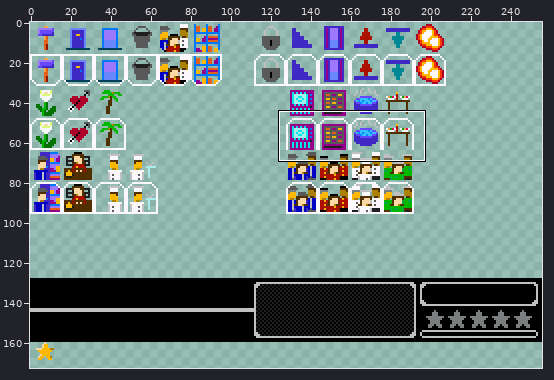
File history of a sprite sheet, resources/img/hud.png. The first picture is a wide view before the edit; the outline marks the close-up.
Close-up. Earlier state:
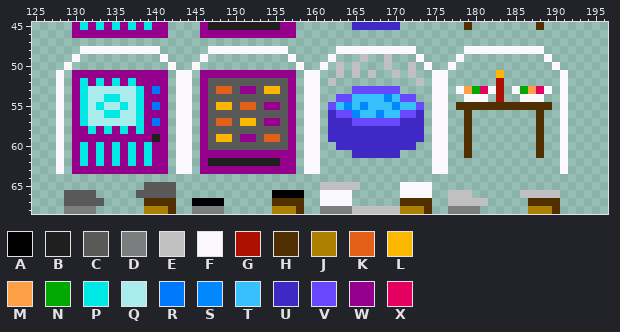
The file is 256x256 pixels. Colours within 5 levels of each other are drawn and written as one. Shown: x 125..196, y 45..68. The wide view leaves out empty margins.
Palette (. is transparent): A #000000  B #1f1f1f  C #595959  D #7b7e7f  E #c1c0c1  F #fbf8fb  G #ac1000  H #503000  J #ac8000  K #e46018  L #fcb800  M #fca048  N #00a800  P #00e8e4  Q #a9ecec  R #0078fc  S #0088fc  T #38c0fc  U #4028c4  V #6848fc  W #94008c  X #e40060
Pixels before, first column x 128:
45 ..WPWPWPWPWPWW....WBBBBBBBBBWW.......UUUUUU........H........H...
46 ..WWWWWWWWWWWW....WWWWWWWWWWWW..................................
47 ................................................................
48 ...FFFFFFFFFF......FFFFFFFFFF......FFFFFFFFFF......FFFFFFFFFF...
49 ..F..........F....F..........F....F...E..E...F....F..........F..
50 .F............F..F............F..F.E.E...E..E.F..F............F.
51 F.WWWWWWWWWWWW.FF.WWWWWWWWWWWW.FF..E.E.E..E.E..FF......L.......F
52 F.WPWPWPWPWWWW.FF.WCCCCCCCCCCW.FF.E..........E.FF......G.......F
53 F.WPQQQQQQPWRW.FF.WCKKCWWCLLCW.FF....VVVVVV....FF.FMNXFG.FNMXF.F
54 F.WPQQPPQQPWWW.FF.WCCCCCCCCCCW.FF..VVTTTTSTVV..FF..FFF.G..FFF..F
55 F.WPQPQQPQPWRW.FF.WCLLCKKCWWCW.FF.VTSTSTTTSTTV.FF.HHHHHHHHHHHH.F
56 F.WPQQPPQQPWWW.FF.WCCCCCCCCCCW.FF.UVVSTTSTTVVU.FF..H........H..F
57 F.WPQQQQQQPWRW.FF.WCKKCLLCWWCW.FF.UUUVVVVVVUUU.FF..H........H..F
58 F.WWPWPWPWPWWW.FF.WCCCCCCCCCCW.FF.UUUUUUUUUUUU.FF..H........H..F
59 F.WWWWWWWWWWBW.FF.WCLLCWWCKKCW.FF.UUUUUUUUUUUU.FF..H........H..F
60 F.WPWPWPWPWPWW.FF.WCCCCCCCCCCW.FF..UUUUUUUUUU..FF..H........H..F
61 F.WPWPWPWPWPWW.FF.WWWWWWWWWWWW.FF....UUUUUU....FF..H........H..F
62 F.WPWPWPWPWPWW.FF.WBBBBBBBBBWW.FF..............FF..............F
63 F.WWWWWWWWWWWW.FF.WWWWWWWWWWWW.FF..............FF..............F
64 ................................................................
65 ...........CCCC..................EEEEE.....FFFF.................
66 .CCCC.....CCCCC............AAAA..FFFF......FFFF..EEE......EEEEE.
67 .CCCCC.....HHHH..AAAA......HHHH..FFFF......HHHH..EEEEE.....HHHH.
68 .DDDD......JJJH..DDDD......JJJH..DDDDEEEEEEJJJH..DDDD......JJJH.
Once edited:
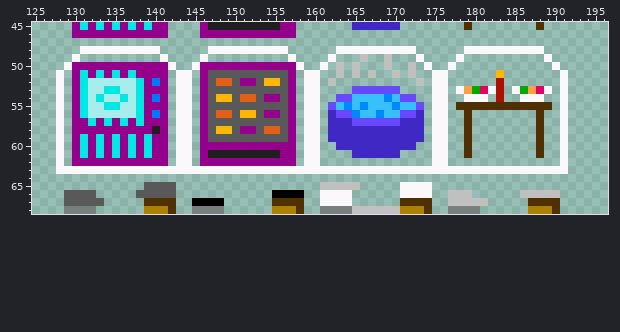
Edits made:
Changed rows in their new state; - is an unchanged pixel.
first column x 129:
50 -WWWWWWWWWWWW----WWWWWWWWWWWW---------------------------------
51 --P-P-P-P---------CCCCCCCCCC----------------------------------
52 ---QQQQQQP-R-------KK-WW-LL-----------------------------------
53 -----PP----W-------CC-CC-CC-----------------------------------
54 ----PQQP---R-------LL-KK-WW-----------------------------------
55 ----QPPQ---W-------CC-CC-CC-----------------------------------
56 -----QQ----R-------KK-LL-WW-----------------------------------
57 --WPWPWPW--W-------CC-CC-CC-----------------------------------
58 ---W-W-W-W-B-------LL-WW-KK-----------------------------------
59 --P-P-P-P-PW-------CC-CC-CC-----------------------------------
60 ------------------WWWWWWWWWW----------------------------------
61 ------------------BBBBBBBBB-----------------------------------
62 --W-W-W-W-W-------WWWWWWWWW-----------------------------------
63 FFFFFFFFFFFFFF--FFFFFFFFFFFFFF--FFFFFFFFFFFFFF--FFFFFFFFFFFFFF
Boxes around the changes in both close-ups, in picture pixels (x1, y1, x2, y2):
changed: (64, 62, 560, 174)
